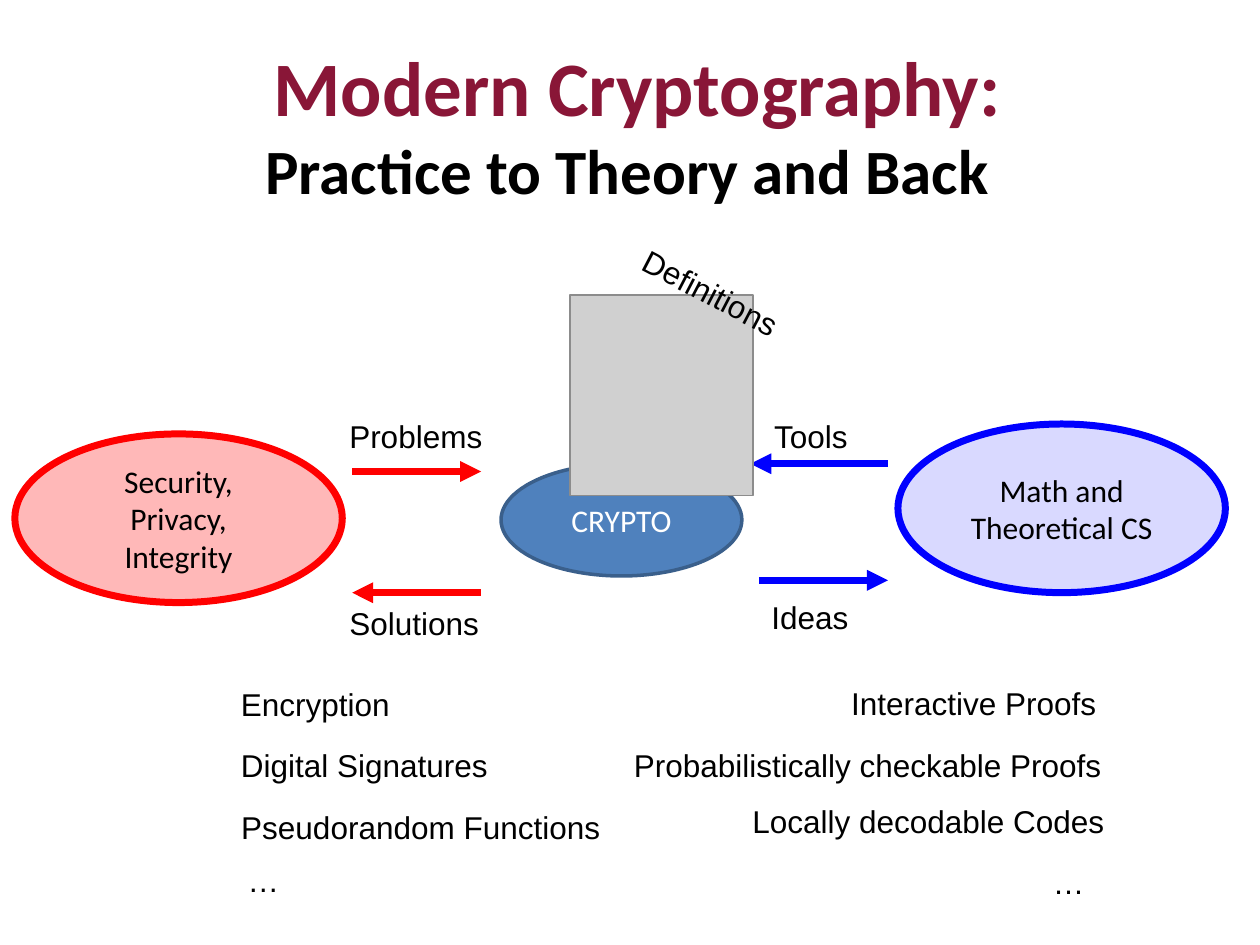
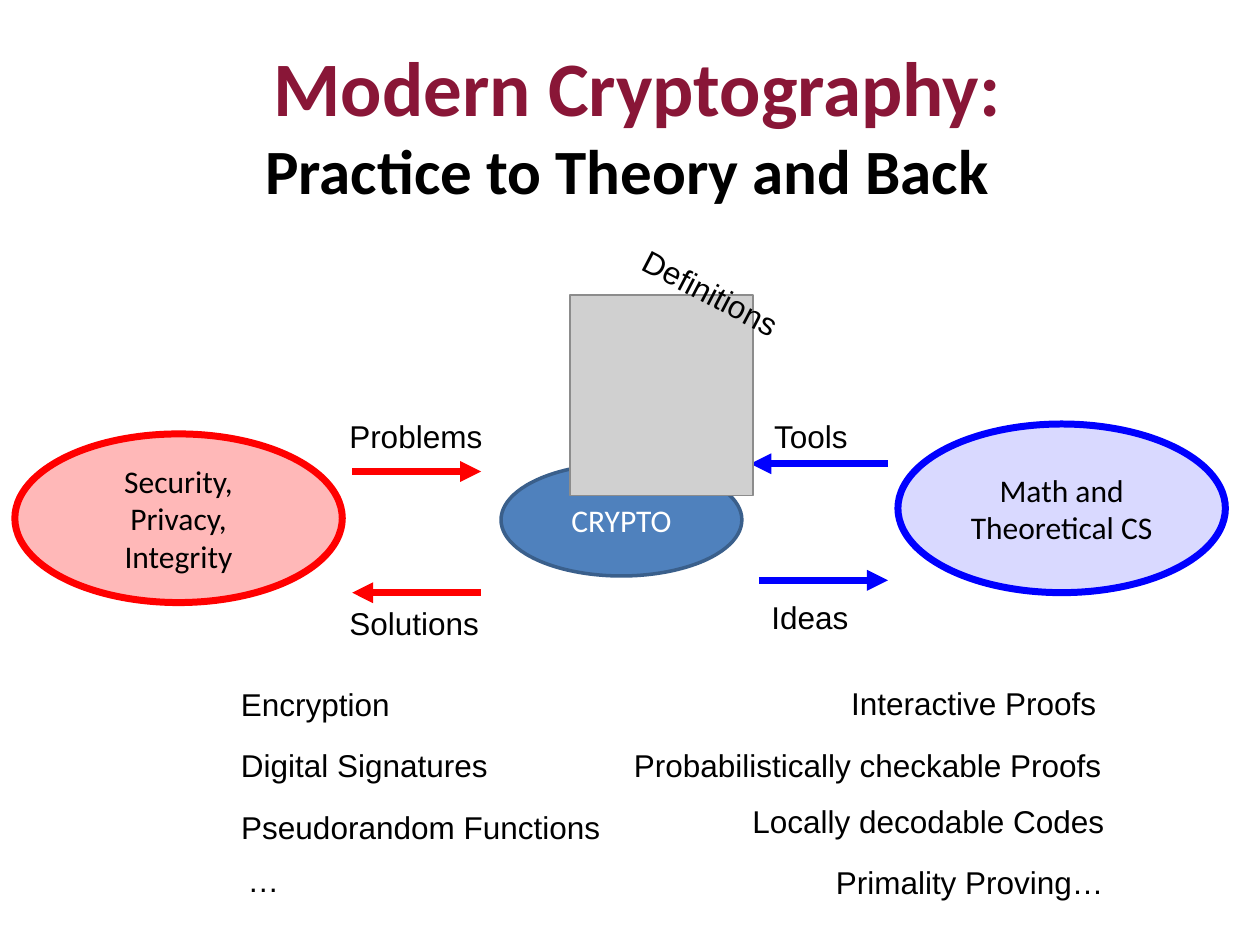
Before and after one commit to mit6875/mit6875.github.io, a slide deck: slide 5 of Slides-2026/lec1.pptx. Drawn at 1260x945 pixels with LibreOffice and Linux fonts; fonts in the diff are those of the drawing; grey boxes stand for pictures. Boxes give left, top, right and bottom in pixels: in the first picture for what was removed or moved away, otherwise in the second. Text is boxed around its words. In the diff, an @@ line names an element or a change of style, - is before the commit and + after.

```diff
--- a/Slides-2026/lec1.pptx
+++ b/Slides-2026/lec1.pptx
@@ text at [836,871,1103,900]: text changed @@
-…
+Primality Proving…
```
Also in this commit, not shown: 1 other slide changed, 1 other file.
